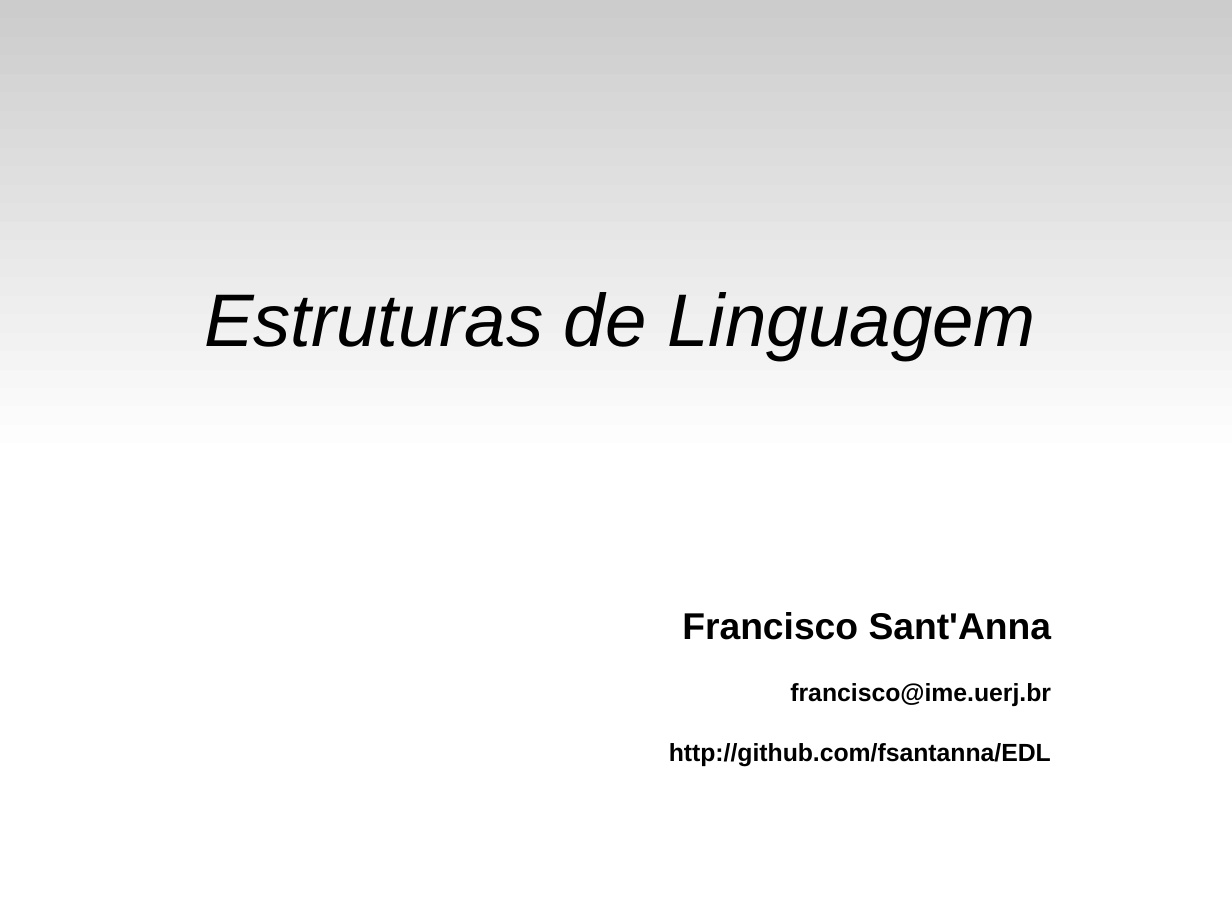
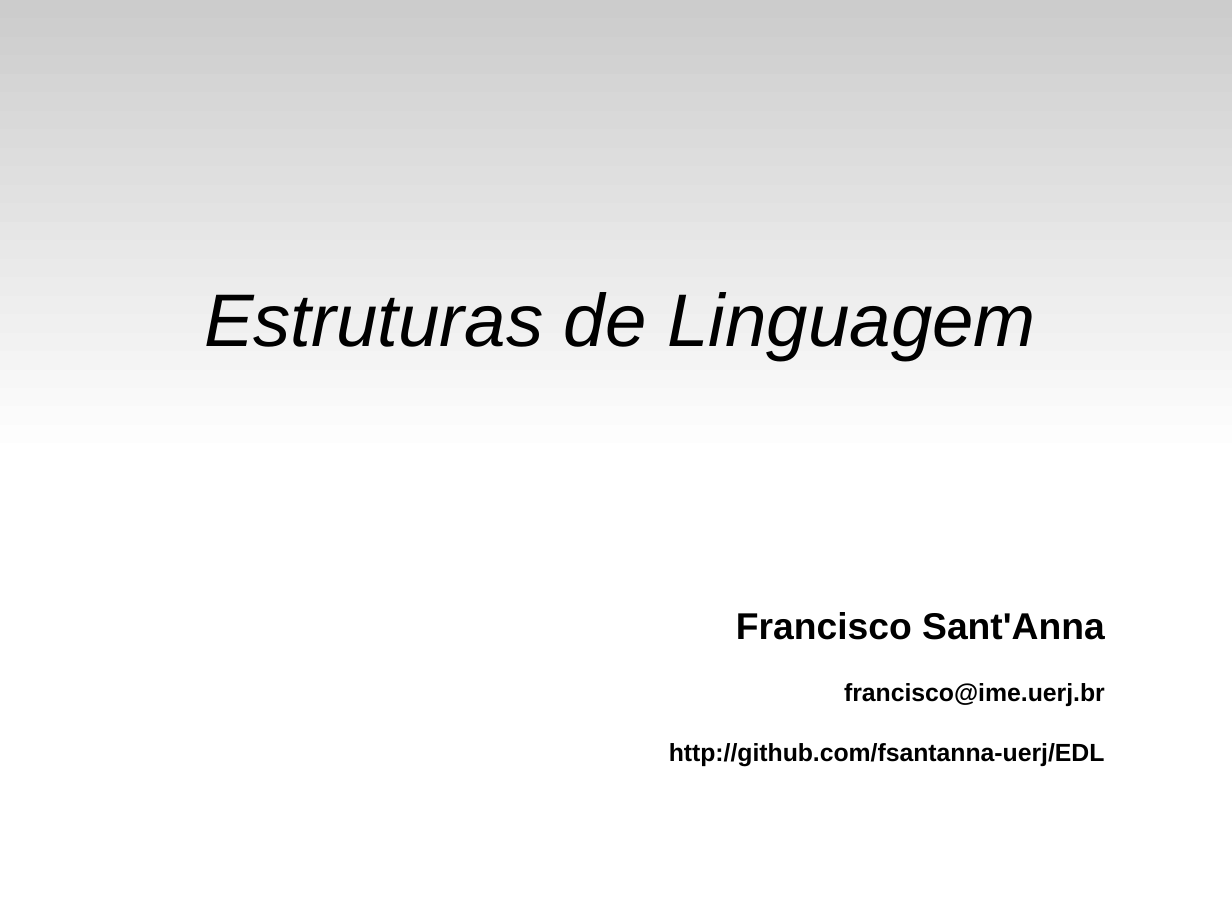
Before and after one commit to fsantanna-uerj/EDL, a slide deck: slide 1 of slides/edl-love.odp. Drawn at 1232x924 pixels with LibreOffice and Linux fonts; fonts in the diff are those of the drawing. Boxes give left, top, right and bottom in pixels: in the first picture for what was removed or moved away, otherwise in the second. Text is boxed around its words. In the diff, an @@ line names an element or a change of style, - is before the commit and + after.

```diff
--- a/slides/edl-love.odp
+++ b/slides/edl-love.odp
@@ text at box(669, 743, 1105, 767): text changed @@
-http://github.com/fsantanna/EDL
+http://github.com/fsantanna-uerj/EDL
```
Also in this commit, not shown: 1 other slide changed, 1 slide added, 1 slide removed, 5 other files.
